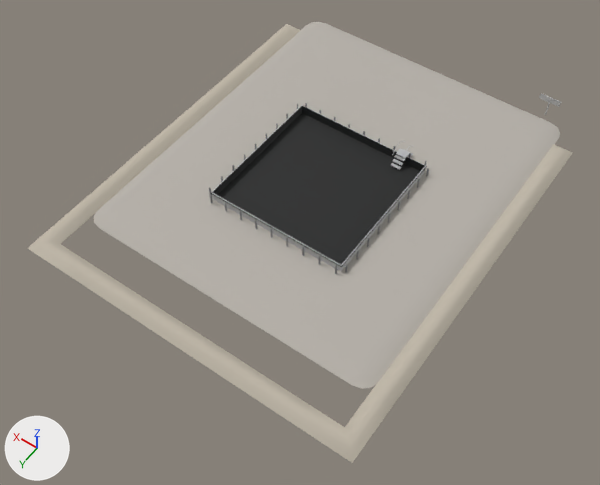
The glTF model blender/kit/pad.glb, before and after one commit.
Both versions are drawn from a 50 mm camera at (-25.1, 83.9, 50.8) aimed at (-1.0, 50.1, -2.3). The axes (+X, +Y, +Z) are drawn at lower left. The lights are the same throughout. The picture after the commit comes second. Where no turn or scale is listed for an object, it has been applied to the vertices.

Names of what the first picture shows: 'PAD_KIT_berm', 'PAD_KIT_detail_liner', 'PAD_KIT_gravel', 'PAD_KIT_steel' and 2 more.
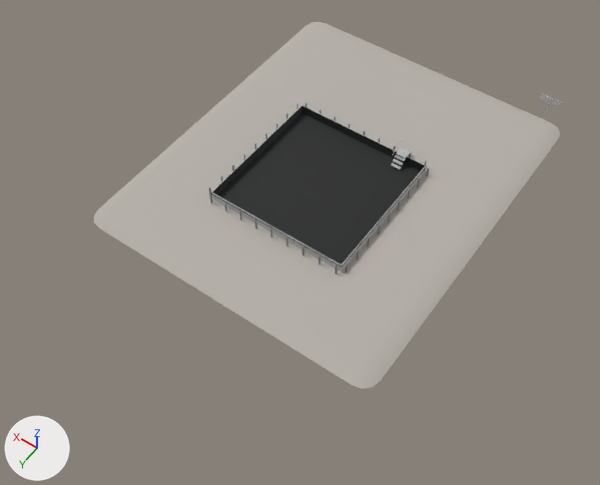
Pixel boxes (x1, y1, x2, y2) of what changed, in the pictures (600 x 485 px):
'PAD_KIT_berm', deleted
    before: (28, 24, 572, 463)

The change, as a diff of the scene's bpy script:
```diff
--- a/blender/kit/pad.glb.py
+++ b/blender/kit/pad.glb.py
@@ ob_pad_kit_berm @@
-ob_pad_kit_berm = bpy.data.objects.new('PAD_KIT_berm', me_pad_kit_berm)
-ob_pad_kit_berm.location = (0.0, 0.0, 0.0)
```
